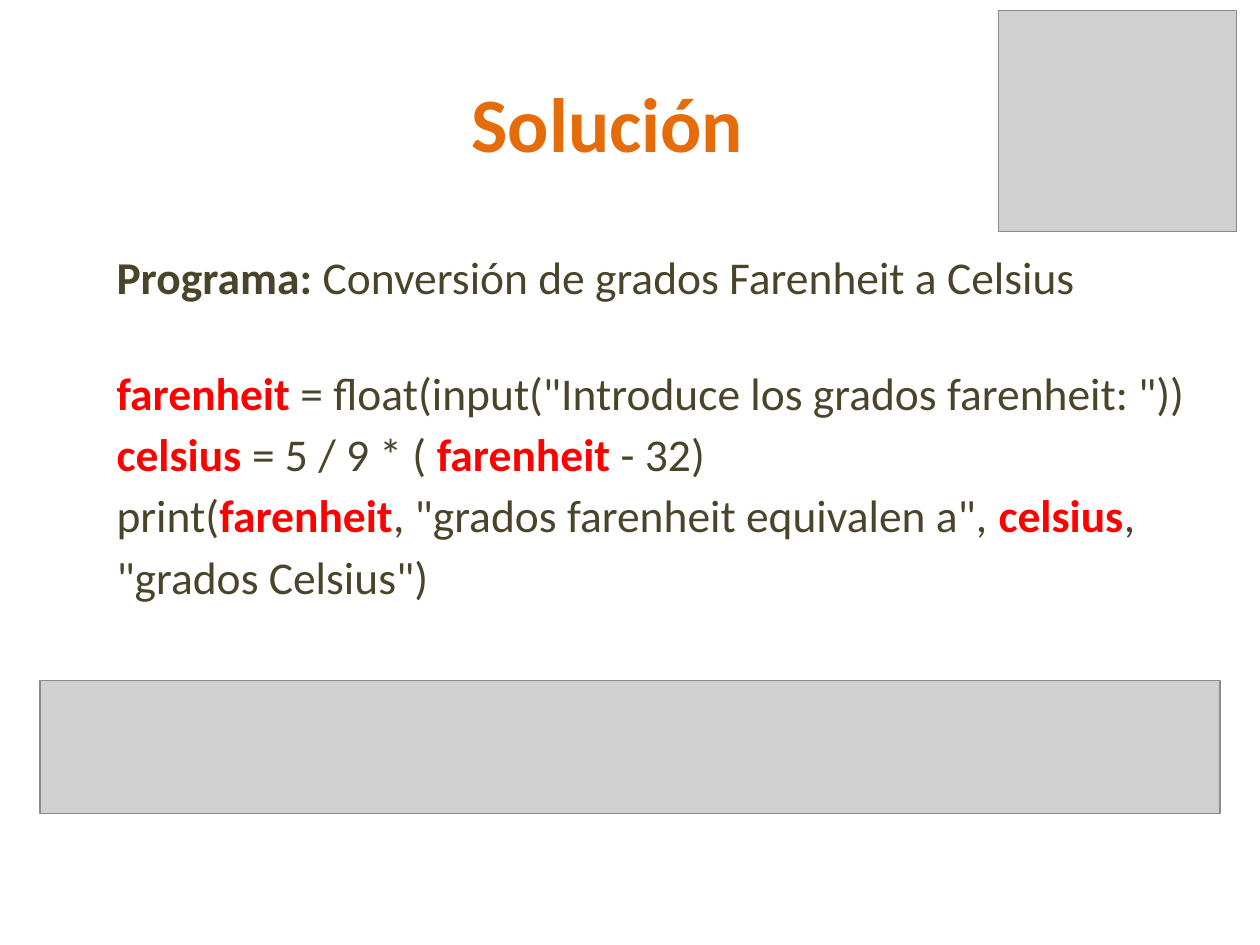
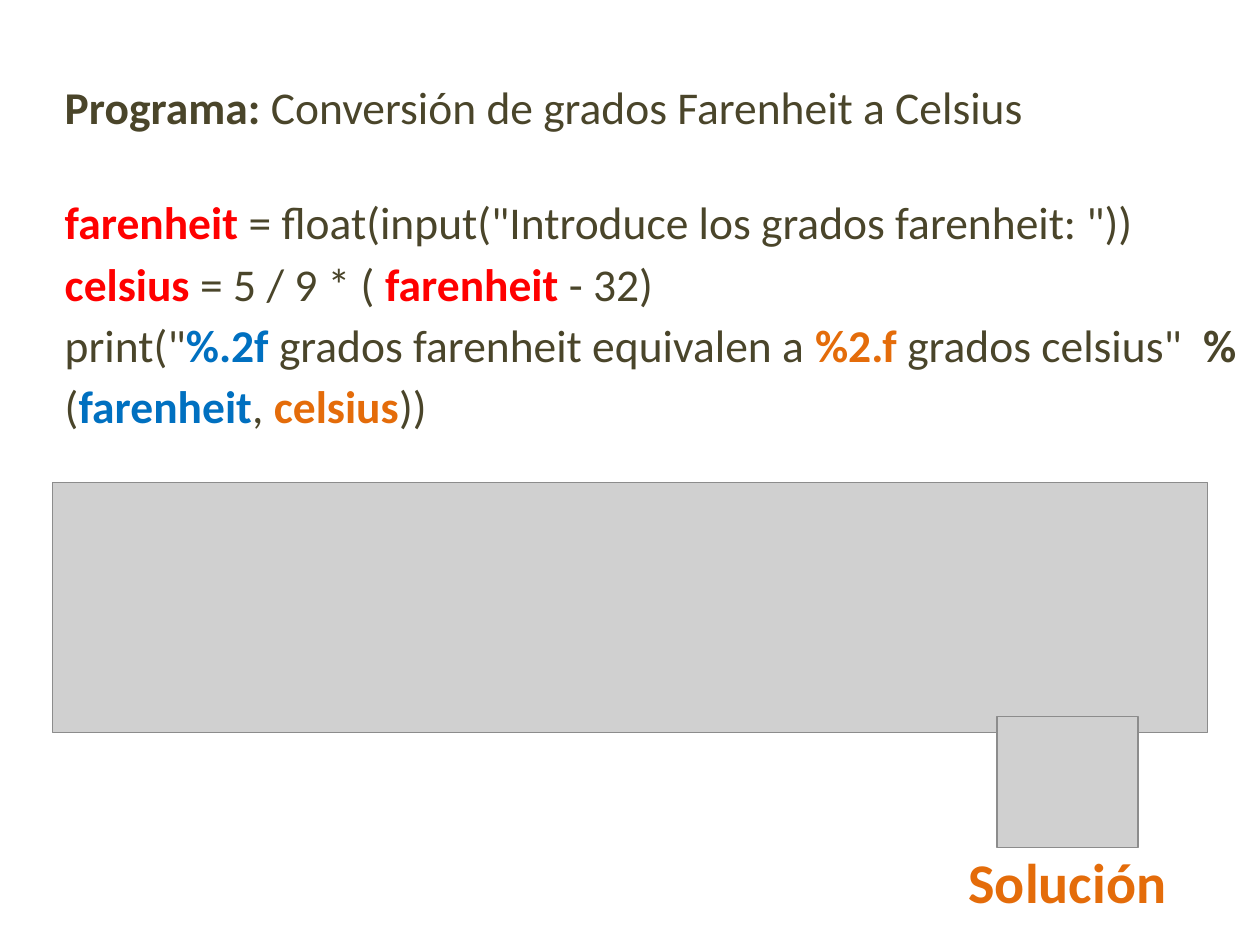
Before and after one commit to lizetheP/PensamientoC, a slide deck: slide 23 of CalendarioAgo20L/presentaciones/3_Componentes.pptx. Drawn at 1260x945 pixels with LibreOffice and Linux fonts; fonts in the diff are those of the drawing; grey boxes stand for pictures. Boxes give left, top, right and bottom in pixels: in the first picture for what was removed or moved away, otherwise in the second. Text is boxed around its words. In the diff, an @@ line names an element or a change of style, - is before the commit and + after.

```diff
--- a/CalendarioAgo20L/presentaciones/3_Componentes.pptx
+++ b/CalendarioAgo20L/presentaciones/3_Componentes.pptx
@@ text "Programa: Conversión de grados Farenheit ..." moved from (x1=117, y1=262, x2=1136, y2=602) to (x1=65, y1=92, x2=1181, y2=429) @@
@@ text at (x1=65, y1=329, x2=1181, y2=429): text changed @@
-print(farenheit, "grados farenheit equivalen a", celsius, "grados Celsius")
+print("%.2f grados farenheit equivalen a %2.f grados celsius" % (farenheit, celsius))
@@ picture added at (x1=53, y1=483, x2=1208, y2=732) @@
@@ picture removed at (x1=40, y1=680, x2=1220, y2=813) @@
@@ picture resized from (x1=998, y1=11, x2=1236, y2=232) to (x1=997, y1=717, x2=1138, y2=848) @@
@@ text "Solución" moved from (x1=472, y1=98, x2=743, y2=153) to (x1=969, y1=863, x2=1167, y2=904) @@
@@ text "Solución" at (x1=969, y1=863, x2=1167, y2=904): size 44 to 32 pt @@
```
Also in this commit, not shown: 4 other slides changed, 1 other file.
